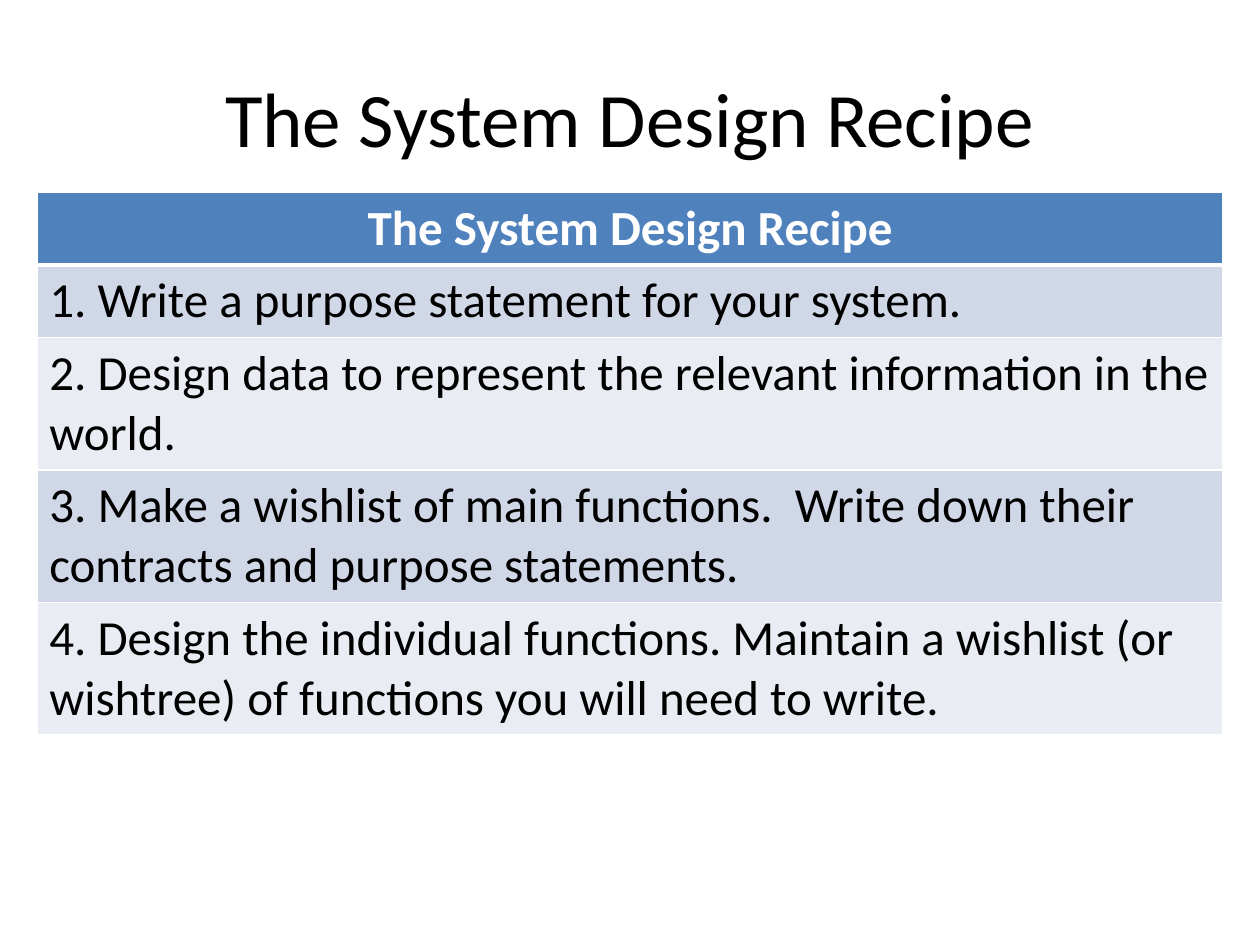
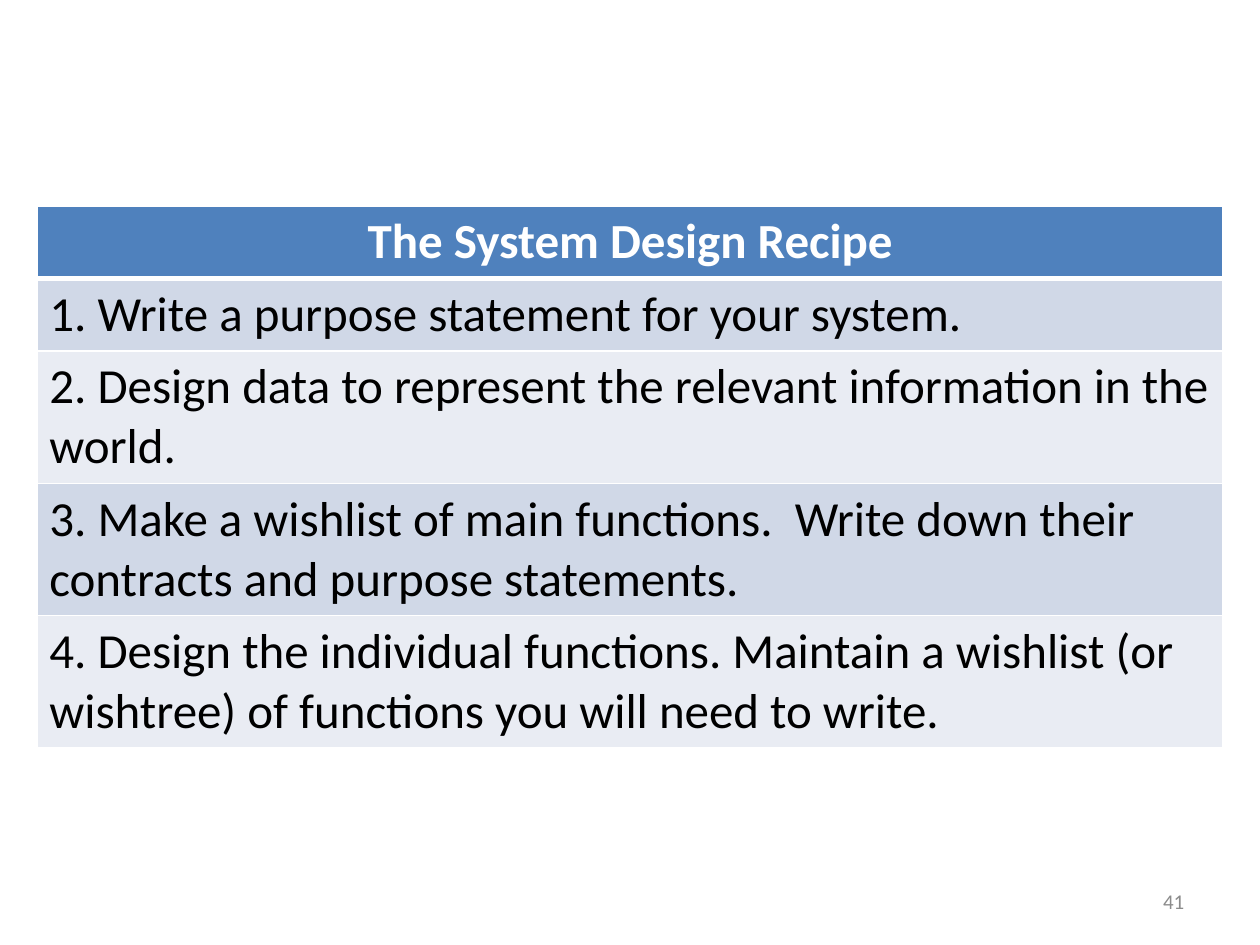
Before and after one commit to mwand/cs5010f16, a slide deck: slide 41 of Slides/Lesson 3.1 Introduction to Universe Programs.pptx (slide 40 before the commit). Drawn at 1260x945 pixels with LibreOffice and Linux fonts; fonts in the diff are those of the drawing. Boxes give left, top, right and bottom in pixels: in the first picture for what was removed or moved away, otherwise in the second. Text is boxed around its words. In the diff, an @@ line names an element or a change of style, - is before the commit and + after.

```diff
--- a/Slides/Lesson 3.1 Introduction to Universe Programs.pptx
+++ b/Slides/Lesson 3.1 Introduction to Universe Programs.pptx
@@ title removed at (x1=225, y1=93, x2=1034, y2=161) @@
-The System Design Recipe
@@ table moved from (x1=37, y1=193, x2=1223, y2=727) to (x1=37, y1=205, x2=1223, y2=740) @@
@@ page number added at (x1=1163, y1=895, x2=1184, y2=909), 12 pt, text #8C8C8C @@
+41
```
Also in this commit, not shown: 40 other slides changed, 1 slide added, 10 other files.
